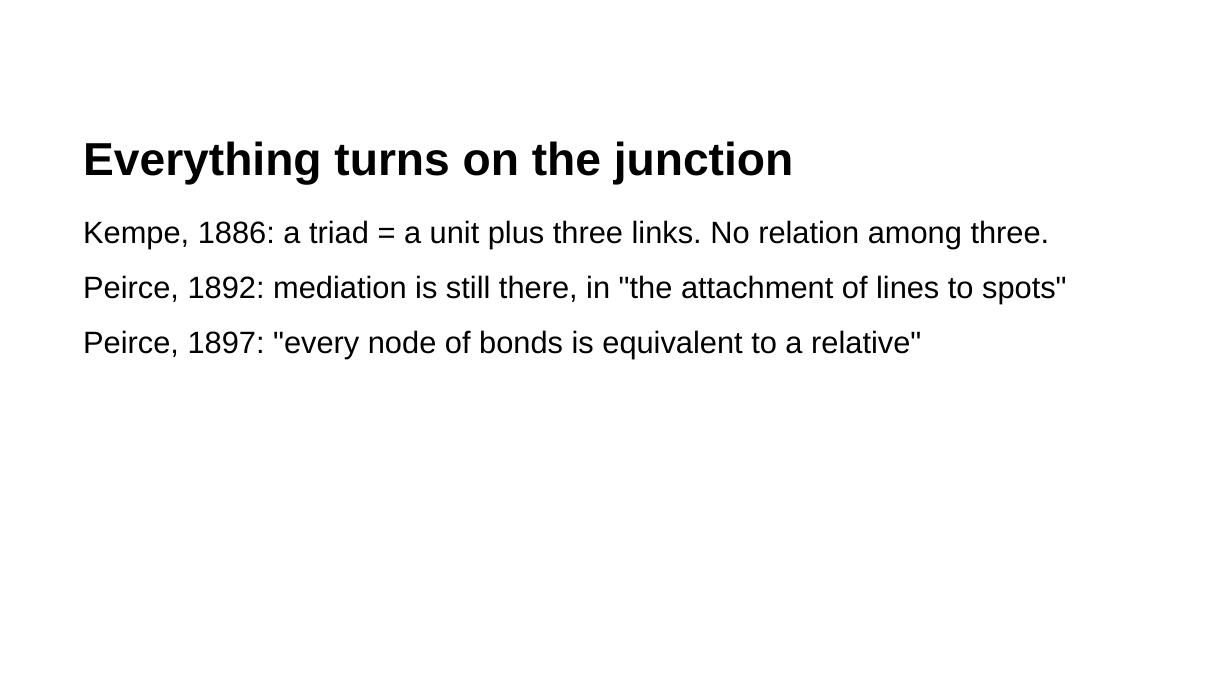
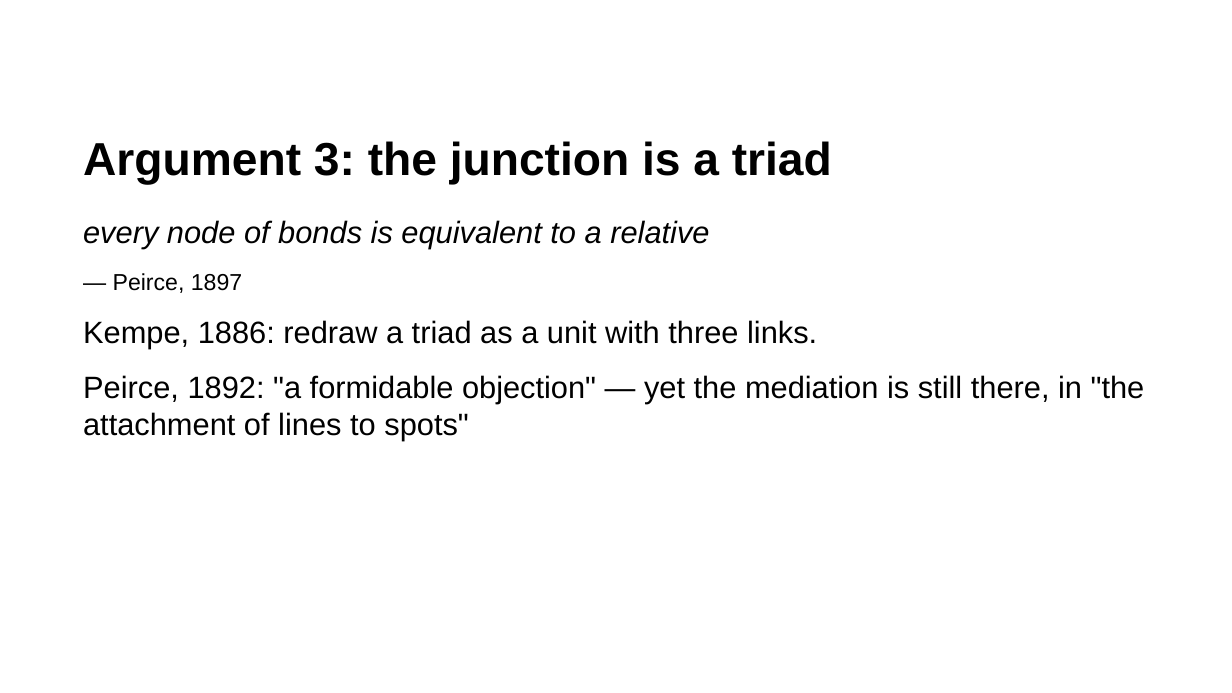
Before and after one commit to rogerSuperBuilderAlpha/algorithmacy-lab, a slide deck: slide 8 of submissions/triadic_reduction/talk/deck.pptx (slide 5 before the commit). Drawn at 1232x693 pixels with LibreOffice and Linux fonts; fonts in the diff are those of the drawing. Boxes give left, top, right and bottom in pixels: in the first picture for what was removed or moved away, otherwise in the second. Text is boxed around its words. In the diff, an @@ line names an element or a change of style, - is before the commit and + after.

```diff
--- a/submissions/triadic_reduction/talk/deck.pptx
+++ b/submissions/triadic_reduction/talk/deck.pptx
@@ text at (83,141,832,185): text changed @@
-Everything turns on the junction
+Argument 3: the junction is a triad
@@ text at (83,220,1145,441): text changed @@
-Kempe, 1886: a triad = a unit plus three links. No relation among three.
-Peirce, 1892: mediation is still there, in "the attachment of lines to spots"
-Peirce, 1897: "every node of bonds is equivalent to a relative"
+every node of bonds is equivalent to a relative
+— Peirce, 1897
+Kempe, 1886: redraw a triad as a unit with three links.
+Peirce, 1892: "a formidable objection" — yet the mediation is still there, in "the attachment of lines to spots"
```
Also in this commit, not shown: 10 other slides changed, 6 slides added, 4 slides removed, 5 other files.
